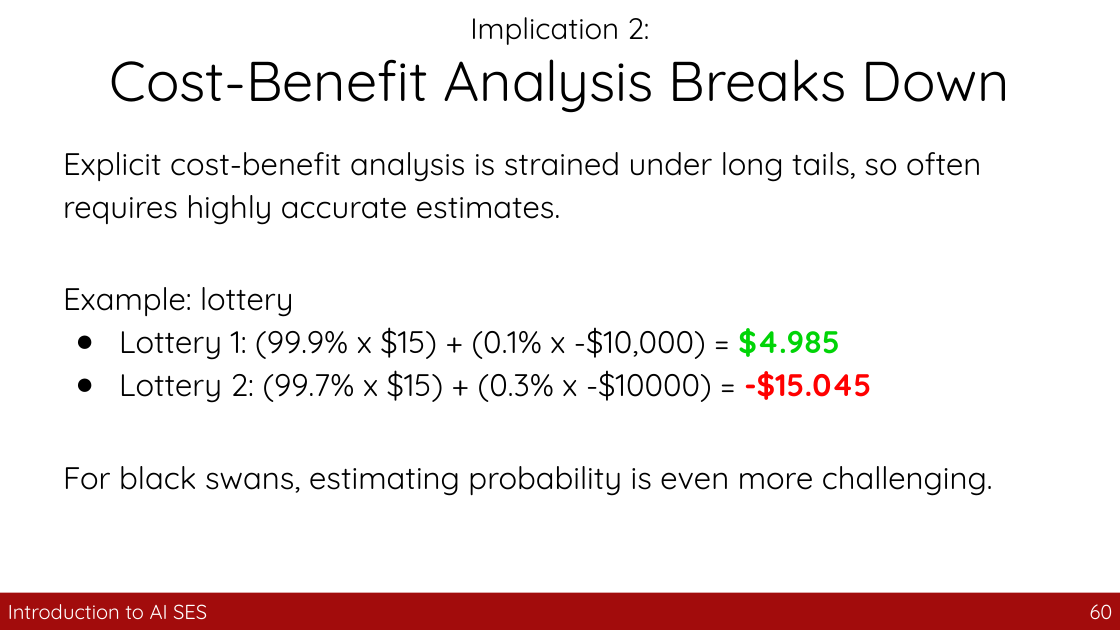
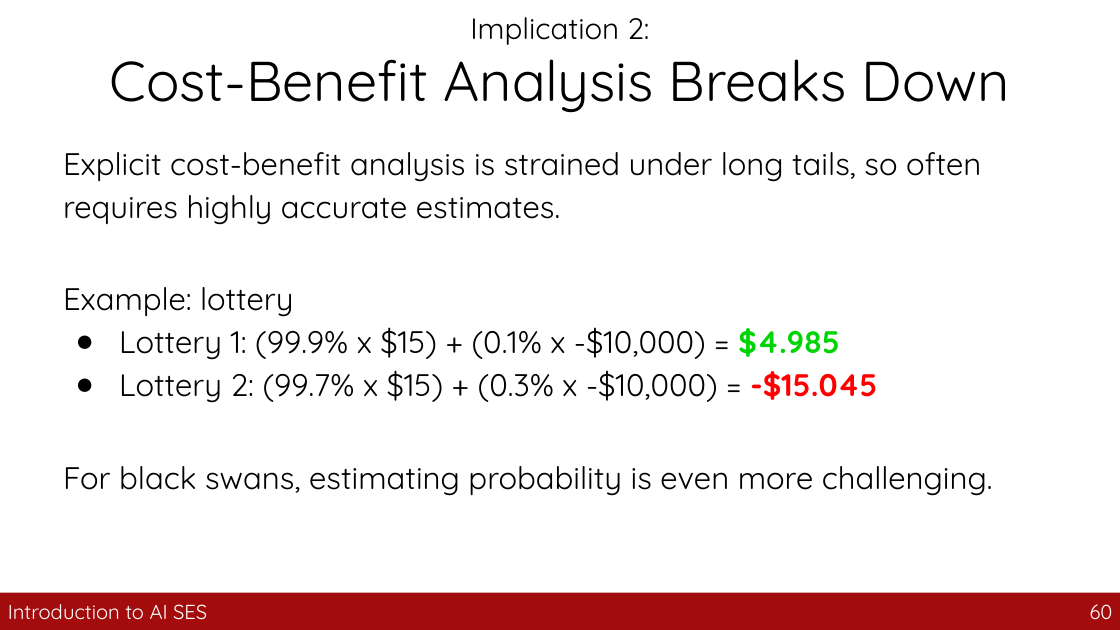
Before and after one commit to guhofstra/CSC163Fa26, a slide deck: slide 60 of PPTs/4_safety_engineering.pptx. Drawn at 1120x630 pixels with LibreOffice and Linux fonts; fonts in the diff are those of the drawing. Boxes give left, top, right and bottom in pixels: in the first picture for what was removed or moved away, otherwise in the second. Text is boxed around its words. In the diff, an @@ line names an element or a change of style, - is before the commit and + after.

```diff
--- a/PPTs/4_safety_engineering.pptx
+++ b/PPTs/4_safety_engineering.pptx
@@ text at [119, 370, 877, 403]: text changed @@
-● Lottery 2: (99.7% x $15) + (0.3% x -$10000) = -$15.045
+● Lottery 2: (99.7% x $15) + (0.3% x -$10,000) = -$15.045
```
Also in this commit, not shown: 8 other slides changed, 1 slide removed, 30 other files.
